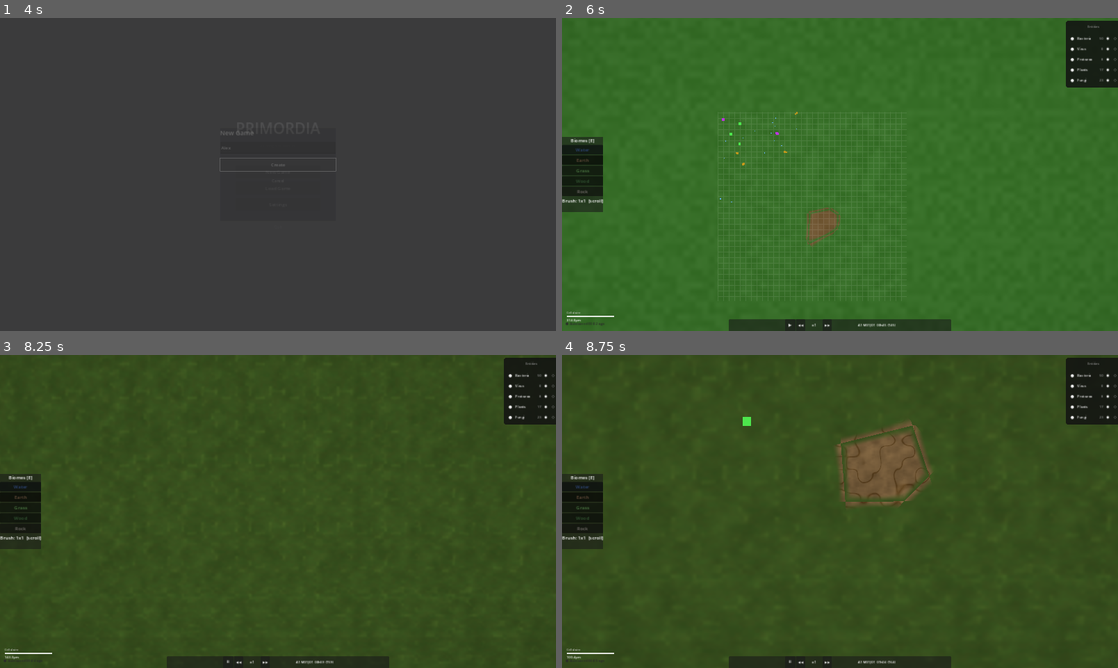
Above: before the commit, frames 1-4 (two rows, left to right).
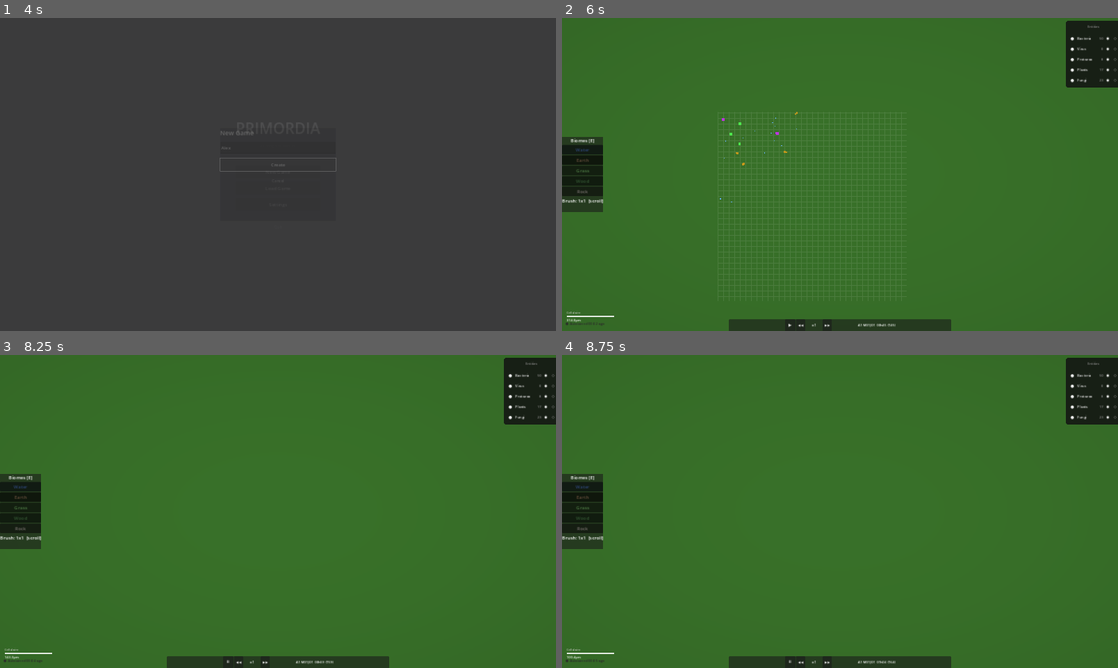
Above: after the commit, the same moments.

Repository: trinityUwU/Primordia
Game: Godot game, scene res://scenes/MainMenu.tscn
The game is run twice, just before and just after one commit, with the same random seed, the same clock (stepped at 60 frames per second) and the same inputs.
Inputs (mouse positions are in pixels of both pictures, inside the frame that each line leads up to):
- Up to frame 1 (4 s): tap Enter at 0.5 s; move the mouse to (400, 158) at 0.52 s; hold D 0.53-1.25 s; tap H at 0.6 s; click (400, 158) at 0.67 s; tap Space at 0.77 s; click "New Game" at 1.25 s; click (278, 146) at 2.02 s; type "Alex" at 2.1 s; click "New Game" at 2.75 s; click "Create" at 3.5 s
- Up to frame 2 (6 s): move the mouse to (728, 190) at 4.27 s; hold S 4.28-5.03 s; tap E at 4.35 s; tap Space at 4.52 s; move the mouse to (895, 105) at 5.02 s; hold D 5.03-5.78 s; tap G at 5.1 s; move the mouse to (812, 237) at 5.77 s; hold W from 5.78 s (still down); tap 1 at 5.85 s; click (812, 237) at 5.92 s
- Up to frame 3 (8.25 s): tap Space at 6.02, 6.77, 7.52 s; move the mouse to (444, 558) at 6.52 s; release W at 6.53 s; hold A 6.53-8.03 s; tap 2 at 6.6 s; move the mouse to (111, 464) at 7.27 s; tap 3 at 7.35 s; move the mouse to (305, 511) at 8.02 s; hold S from 8.03 s (still down); tap 4 at 8.1 s; click (305, 511) at 8.17 s
- Up to frame 4 (8.75 s): keep holding S

Frame 1 is identical in both runs. In frame 2, 0.5% of the frame differs, in the area x 38-50%, y 36-73%; in frame 3, 91%; in frame 4, 91%, in the area x 0-100%, y 0-100%.

Commit message:
perf: compact_dead 30ticks, spatial rebuild 5ticks, shader 100% GLSL noise (zéro texture rebuild), seuil macro >1μm/px

Diff:
--- a/scripts/managers/AgentPool.gd
+++ b/scripts/managers/AgentPool.gd
@@ -417,9 +417,7 @@
 
 
 func _process(_delta: float) -> void:
-	if _needs_compact:
-		compact_dead()
-		_needs_compact = false
+	pass  # compact runs on tick, not every frame
 
 
 func _on_tick(tick: int) -> void:
@@ -435,10 +433,11 @@
 			TICK_STRIDE = 3
 		else:
 			TICK_STRIDE = 2
-	if tick % 2 == 0:
+	if tick % 5 == 0:
 		_rebuild_spatial()
+	if tick % 30 == 0:
+		compact_dead()
 	_process_agents(tick)
-	_needs_compact = true
 	_dirty = true
 
 
--- a/scripts/rendering/BiomeRenderer.gd
+++ b/scripts/rendering/BiomeRenderer.gd
@@ -57,20 +57,9 @@
 	var wu_per_px: float = 1.0 / zoom
 
 	# Texture only used when wu_per_px <= 4 — skip rebuild entirely at macro zoom
-	if wu_per_px <= 4.0:
-		var center_chunk: Vector2i = WorldGrid.world_to_chunk(cam_pos)
-		var needs_rebuild: bool = _dirty
-		if not needs_rebuild:
-			var rel: Vector2i = center_chunk - _tex_origin
-			needs_rebuild = (
-				rel.x < MARGIN or rel.x >= TEX_SIZE - MARGIN or
-				rel.y < MARGIN or rel.y >= TEX_SIZE - MARGIN
-			)
-		if needs_rebuild and _cooldown <= 0.0:
-			_dirty = false
-			_cooldown = REBUILD_COOLDOWN
-			_tex_origin = center_chunk - Vector2i(TEX_SIZE / 2, TEX_SIZE / 2)
-			_rebuild_texture()
+	# Texture rebuild disabled — shader uses GLSL noise at all zoom levels
+	# BiomeEditor overrides still trigger _dirty but texture is no longer the source of truth
+	_dirty = false
 
 	var vp_size: Vector2 = get_viewport().get_visible_rect().size
 	_mat.set_shader_parameter("tex_origin", Vector2(float(_tex_origin.x), float(_tex_origin.y)))
--- a/shaders/biome.gdshader
+++ b/shaders/biome.gdshader
@@ -201,7 +201,7 @@
 
 	vec3 final_color;
 
-	if (wu_per_px > 4.0) {
+	if (wu_per_px > 1.0) {
 		// Macro-LOD: single biome_from_noise call — 2 noise lookups total, zero texture
 		int b = biome_from_noise(chunk_f);
 		// Cheap border softening via offset sample (no Voronoi loop)
@@ -213,14 +213,13 @@
 		final_color = ca;
 
 	} else {
-		// Close-LOD: texture-based Voronoi with detail noise
+		// Micro-LOD (<= 1 wu/px): GLSL Voronoi + full detail textures — only at bacteria scale
 		float d1 = 1e9, d2 = 1e9;
 		int   b1 = 2,   b2 = 2;
 		for (int dy = -1; dy <= 1; dy++) {
 			for (int dx = -1; dx <= 1; dx++) {
-				ivec2 nc     = base + ivec2(dx, dy);
-				ivec2 tc     = clamp(nc - ivec2(tex_origin), ivec2(0), ivec2(ts - 1));
-				int   btype  = int(round(texelFetch(biome_tex, tc, 0).r * 4.0));
+				ivec2 nc    = base + ivec2(dx, dy);
+				int   btype = biome_from_noise(vec2(nc));
 				vec2  center = vec2(nc) + 0.5 + chunk_jitter(nc);
 				float d      = distance(chunk_f, center);
 				if (d < d1) { d2 = d1; b2 = b1; d1 = d; b1 = btype; }
@@ -228,16 +227,8 @@
 			}
 		}
 		float eb = smoothstep(0.0, 0.18, d2 - d1);
-		vec3 ca, cb;
-		if (wu_per_px > 2.0) {
-			float n = noise(world_pos / 60.0) * 0.07 - 0.035;
-			float t = clamp((wu_per_px - 2.0) / 2.0, 0.0, 1.0);
-			ca = biome_color_flat(b1) + n * (1.0 - t);
-			cb = biome_color_flat(b2) + n * (1.0 - t);
-		} else {
-			ca = get_biome_color(b1, world_pos);
-			cb = get_biome_color(b2, world_pos);
-		}
+		vec3 ca = get_biome_color(b1, world_pos);
+		vec3 cb = get_biome_color(b2, world_pos);
 		final_color = mix(cb, ca, eb);
 	}
 
